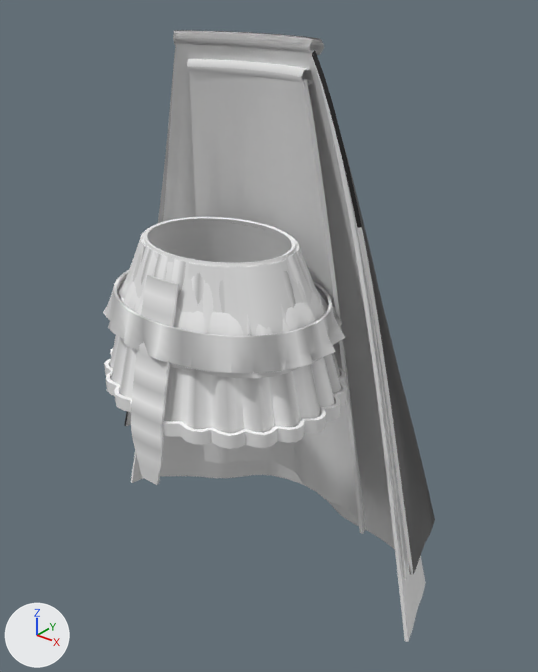
One commit to the glTF model public/assets/models/hero_outfits.glb: the scene before it, then after it.
The view is the same before and after, from a 50 mm camera at (0.928, -0.996, 1.363) aimed at (0.016, 0.144, 0.656). The axes (+X, +Y, +Z) are drawn at lower left. The lights are the same throughout. The first picture is the older version.

In view in the first picture: 'cmdCape', 'eroCape', 'eroGold', 'eroSkirt', 'fidFauld', 'moraCape', 'rumCape', 'rumSkirt', 'scyLace', 'scySkirt', 'valTasset'.
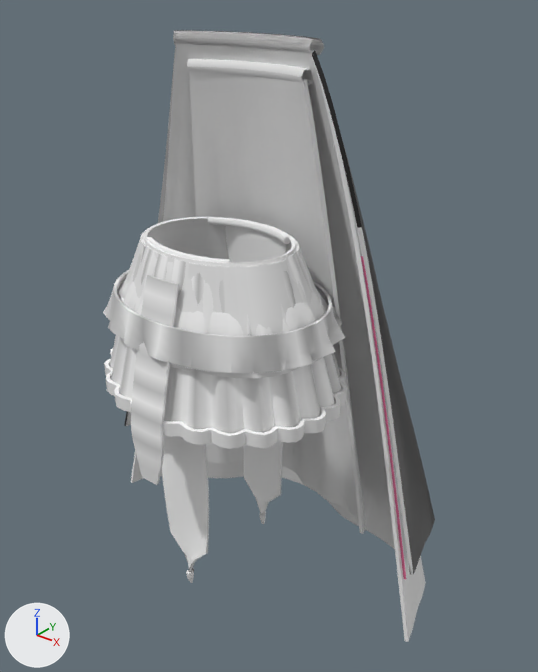
Boxes (x1, y1, x2, y2) around the edits, measured in the pictures (538 x 672 px):
```json
{"object": "moraTab", "change": "added", "after": [162, 226, 286, 573]}
{"object": "moraTabTrim", "change": "added", "after": [147, 217, 290, 583]}
{"object": "moraCape", "change": "unchanged, uncovered by the edit", "before": [343, 164, 410, 579], "after": [173, 30, 410, 579]}
```

Edits to the scene script, one JSON object a line:
```json
{"op": "add", "block": "me_limb_017", "code": ["me_limb_017 = bpy.data.meshes.new('limb.017')", "me_limb_017.from_pydata(...)  # 172 vertices, 312 faces; spans x -0.106..0.106, y -0.125..0.149, z 0.135..0.912", "me_limb_017.materials.append(mat_toon)"]}
{"op": "add", "block": "me_moratab", "code": ["me_moratab = bpy.data.meshes.new('moraTab')", "me_moratab.from_pydata(...)  # 684 vertices, 1360 faces; spans x -0.082..0.082, y -0.122..0.146, z 0.14..0.9", "me_moratab.materials.append(mat_toon)"]}
{"op": "add", "block": "ob_moratabtrim", "code": ["ob_moratabtrim = bpy.data.objects.new('moraTabTrim', me_limb_017)", "ob_moratabtrim.location = (0.0, 0.0, 0.0)"]}
{"op": "add", "block": "ob_moratab", "code": ["ob_moratab = bpy.data.objects.new('moraTab', me_moratab)", "ob_moratab.location = (0.0, 0.0, 0.0)"]}
```
